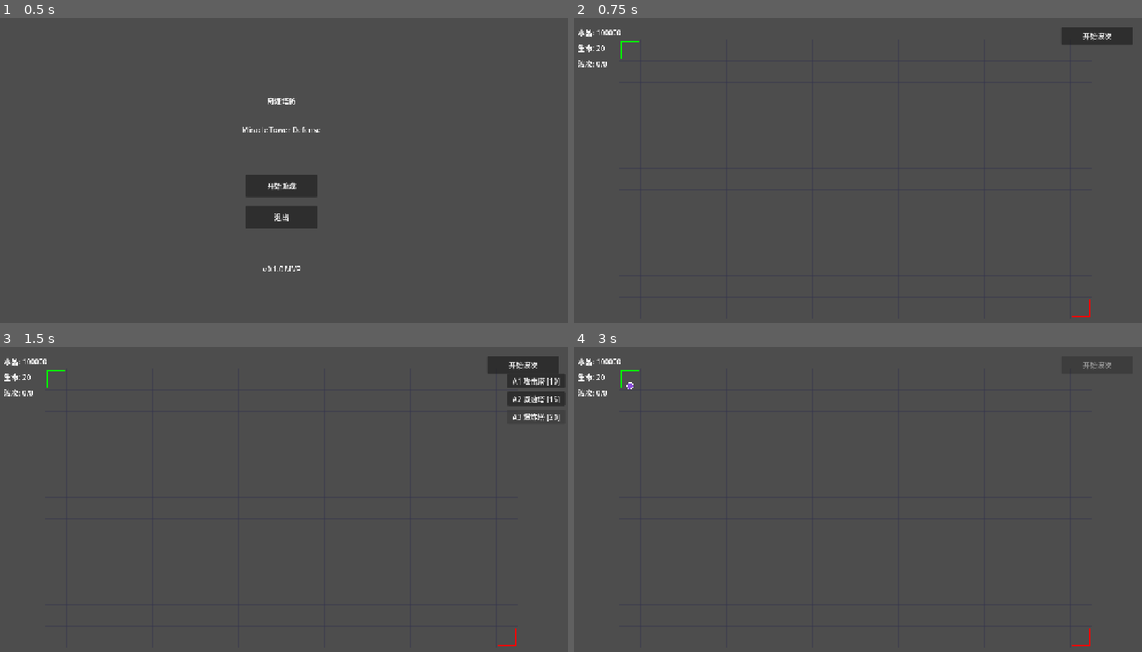
Above: before the commit, frames 1-4 (two rows, left to right).
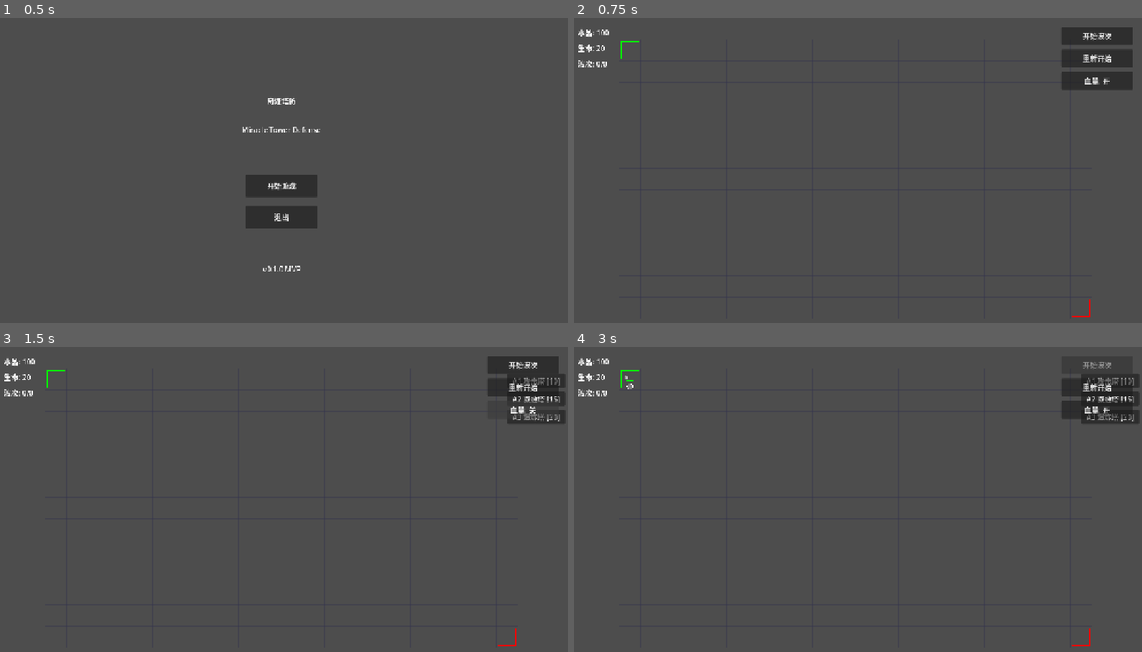
Above: after the commit, the same moments.

Repository: xrs1112/-
Game: Godot game, scene res://scenes/main_menu.tscn
Two runs of this game, one before a commit and one after it. Both use one fixed random seed, a clock stepped at 60 frames per second and the inputs below.
Inputs (mouse positions are in pixels of both pictures, inside the frame that each line leads up to):
- Up to frame 1 (0.5 s): no input
- Up to frame 2 (0.75 s): click "开始游戏" at 0.5 s
- Up to frame 3 (1.5 s): click (522, 411) at 1.25 s, where only the run after the commit has a clickable "血量: 开"
- Up to frame 4 (3 s): click (1096, 411) at 2 s, where only the run after the commit has a clickable "血量: 关"; click "开始波次" at 2.75 s

Frame 1 is identical in both runs. In frame 2, 1.4% of the frame differs, in the area x 6-99%, y 3-24%; in frame 3, 0.6%; in frame 4, 1.8%, in the area x 6-100%, y 3-26%.

Commit message:
v0.2.1: 五级敌人 + 血条系统 + 经济调整
新增:
- EnemyTier 五级敌人系统 (T1~T5 血量递增)
- 15波递进波次 (前3波T1, 逐步混搭至T5)
- 全敌人血条显示 + 血量数字开关按钮
- 重新开始按钮

经济调整:
- 初始水晶: 100
- 出售返还: 累计投入 × (50% + 每级5%)
- 修复 build_cost 在 _ready 前读取导致扣费100的bug

其他:
- 子弹系统 (飞行→命中→扣血→消失)
- 塔重命名 A1/A2/A3

Diff:
--- a/scenes/game.tscn
+++ b/scenes/game.tscn
@@ -34,7 +34,7 @@
 offset_top = 20.0
 offset_right = 220.0
 offset_bottom = 50.0
-text = "水晶: 200"
+text = "水晶: 100"
 
 [node name="LivesLabel" type="Label" parent="UI/HUD"]
 layout_mode = 0
@@ -116,6 +116,22 @@
 offset_bottom = 60.0
 text = "开始波次"
 
+[node name="RestartBtn" type="Button" parent="UI"]
+layout_mode = 0
+offset_left = 1100.0
+offset_top = 70.0
+offset_right = 1260.0
+offset_bottom = 110.0
+text = "重新开始"
+
+[node name="HPBtn" type="Button" parent="UI"]
+layout_mode = 0
+offset_left = 1100.0
+offset_top = 120.0
+offset_right = 1260.0
+offset_bottom = 160.0
+text = "血量: 开"
+
 [node name="VictoryLabel" type="Label" parent="UI"]
 visible = false
 layout_mode = 1
--- /dev/null
+++ b/scripts/enemies/enemy_tier.gd
@@ -0,0 +1,51 @@
+# EnemyTier - 分等级敌人
+# 5 个层级，血量和水晶掉落递增
+
+class_name EnemyTier
+extends EnemyBase
+
+@export var tier: int = 1
+
+# 层级配置: [血量, 速度, 护甲, 水晶, 扣血, 颜色]
+const TIER_DATA = {
+	1: [5,  100, 0.0, 3,  1, Color(0.5, 0.5, 0.5)],
+	2: [10, 90,  0.0, 6,  1, Color(0.2, 0.7, 0.3)],
+	3: [20, 80,  0.1, 12, 1, Color(0.2, 0.5, 0.9)],
+	4: [40, 70,  0.2, 25, 2, Color(0.6, 0.3, 0.9)],
+	5: [80, 60,  0.3, 50, 3, Color(1.0, 0.4, 0.2)],
+}
+
+func _ready() -> void:
+	var cfg = TIER_DATA.get(tier, TIER_DATA[1])
+	enemy_name = "T%d" % tier
+	max_health = cfg[0]
+	speed = cfg[1]
+	armor = cfg[2]
+	reward_crystals = cfg[3]
+	damage_to_base = cfg[4]
+	add_to_group("enemy")
+	super()
+
+func _draw() -> void:
+	var cfg = TIER_DATA.get(tier, TIER_DATA[1])
+	var color = cfg[5]
+	var radius = 5.0 + tier * 1.5
+
+	if not is_visible_target:
+		color.a *= 0.25
+
+	draw_circle(Vector2.ZERO, radius, color)
+	draw_circle(Vector2.ZERO, radius, Color.WHITE, false, 1.0)
+
+	# 血条（始终显示）
+	var bar_width = radius * 2.5
+	var bar_height = 2.5
+	var bar_y = -radius - 8
+	var hp_ratio = current_health / max_health
+	draw_rect(Rect2(-bar_width / 2, bar_y, bar_width, bar_height), Color(0.3, 0.1, 0.1))
+	draw_rect(Rect2(-bar_width / 2, bar_y, bar_width * hp_ratio, bar_height), Color.RED if hp_ratio < 0.3 else Color.GREEN)
+
+	# 血量数字
+	if GameState.show_hp_numbers:
+		var hp_text = "%d" % max(0, ceil(current_health))
+		draw_string(ThemeDB.fallback_font, Vector2(-10, bar_y - 3), hp_text, HORIZONTAL_ALIGNMENT_LEFT, -1, 10)
--- a/scripts/enemy.gd
+++ b/scripts/enemy.gd
@@ -103,6 +103,7 @@
 		return
 	var actual_damage = damage * (1.0 - armor)
 	current_health -= actual_damage
+	queue_redraw()
 	if current_health <= 0:
 		die()
 
@@ -158,11 +159,15 @@
 	draw_circle(Vector2.ZERO, radius, color)
 	draw_circle(Vector2.ZERO, radius, Color.WHITE, false, 1.0)
 
-	# 血条
-	if current_health < max_health:
-		var bar_width = radius * 2.5
-		var bar_height = 3.0
-		var bar_y = -radius - 6
-		draw_rect(Rect2(-bar_width / 2, bar_y, bar_width, bar_height), Color.BLACK, false, 0.5)
-		var hp_ratio = current_health / max_health
-		draw_rect(Rect2(-bar_width / 2, bar_y, bar_width * hp_ratio, bar_height), Color.GREEN)
+	# 血条（始终显示）
+	var bar_width = radius * 2.5
+	var bar_height = 3.0
+	var bar_y = -radius - 10
+	var hp_ratio = current_health / max_health
+	draw_rect(Rect2(-bar_width / 2, bar_y, bar_width, bar_height), Color(0.3, 0.1, 0.1))
+	draw_rect(Rect2(-bar_width / 2, bar_y, bar_width * hp_ratio, bar_height), Color.RED if hp_ratio < 0.3 else Color.GREEN)
+
+	# 血量数字
+	if GameState.show_hp_numbers:
+		var hp_text = "%d/%d" % [max(0, ceil(current_health)), max_health]
+		draw_string(ThemeDB.fallback_font, Vector2(-16, bar_y - 4), hp_text, HORIZONTAL_ALIGNMENT_LEFT, -1, 10)
--- a/scripts/game_manager.gd
+++ b/scripts/game_manager.gd
@@ -24,13 +24,37 @@
 var selected_tower_type: String = ""
 var selected_tower: TowerBase = null
 
-# 第一关波次数据
+# 波次数据（15波，5个层级递进）
 var level_1_waves = [
-	[["res://scripts/enemies/virtual_particle.gd", 8, 1.5]],
-	[["res://scripts/enemies/virtual_particle.gd", 6, 1.2], ["res://scripts/enemies/free_electron.gd", 4, 1.2]],
-	[["res://scripts/enemies/proton_cluster.gd", 3, 3.0]],
-	[["res://scripts/enemies/virtual_particle.gd", 4, 1.0], ["res://scripts/enemies/free_electron.gd", 3, 1.0], ["res://scripts/enemies/proton_cluster.gd", 2, 2.0]],
-	[["res://scripts/enemies/free_electron.gd", 15, 0.5]],
+	# 波 1-3: T1 基础
+	[{"path": "res://scripts/enemies/enemy_tier.gd", "count": 6,  "interval": 1.5, "tier": 1}],
+	[{"path": "res://scripts/enemies/enemy_tier.gd", "count": 8,  "interval": 1.3, "tier": 1}],
+	[{"path": "res://scripts/enemies/enemy_tier.gd", "count": 10, "interval": 1.2, "tier": 1}],
+	# 波 4-6: T1+T2 混搭
+	[{"path": "res://scripts/enemies/enemy_tier.gd", "count": 6,  "interval": 1.2, "tier": 1},
+	 {"path": "res://scripts/enemies/enemy_tier.gd", "count": 3,  "interval": 2.0, "tier": 2}],
+	[{"path": "res://scripts/enemies/enemy_tier.gd", "count": 5,  "interval": 1.0, "tier": 1},
+	 {"path": "res://scripts/enemies/enemy_tier.gd", "count": 5,  "interval": 1.5, "tier": 2}],
+	[{"path": "res://scripts/enemies/enemy_tier.gd", "count": 8,  "interval": 1.0, "tier": 2}],
+	# 波 7-9: T2+T3 混搭
+	[{"path": "res://scripts/enemies/enemy_tier.gd", "count": 5,  "interval": 1.2, "tier": 2},
+	 {"path": "res://scripts/enemies/enemy_tier.gd", "count": 3,  "interval": 2.0, "tier": 3}],
+	[{"path": "res://scripts/enemies/enemy_tier.gd", "count": 4,  "interval": 1.0, "tier": 2},
+	 {"path": "res://scripts/enemies/enemy_tier.gd", "count": 4,  "interval": 1.5, "tier": 3}],
+	[{"path": "res://scripts/enemies/enemy_tier.gd", "count": 6,  "interval": 1.3, "tier": 3}],
+	# 波 10-12: T3+T4 混搭
+	[{"path": "res://scripts/enemies/enemy_tier.gd", "count": 4,  "interval": 1.2, "tier": 3},
+	 {"path": "res://scripts/enemies/enemy_tier.gd", "count": 2,  "interval": 2.5, "tier": 4}],
+	[{"path": "res://scripts/enemies/enemy_tier.gd", "count": 3,  "interval": 1.0, "tier": 3},
+	 {"path": "res://scripts/enemies/enemy_tier.gd", "count": 3,  "interval": 1.5, "tier": 4}],
+	[{"path": "res://scripts/enemies/enemy_tier.gd", "count": 4,  "interval": 1.3, "tier": 4}],
+	# 波 13-14: T4+T5 混搭
+	[{"path": "res://scripts/enemies/enemy_tier.gd", "count": 3,  "interval": 1.2, "tier": 4},
+	 {"path": "res://scripts/enemies/enemy_tier.gd", "count": 2,  "interval": 2.5, "tier": 5}],
+	[{"path": "res://scripts/enemies/enemy_tier.gd", "count": 2,  "interval": 1.0, "tier": 4},
+	 {"path": "res://scripts/enemies/enemy_tier.gd", "count": 3,  "interval": 2.0, "tier": 5}],
+	# 波 15: T5 Boss 波
+	[{"path": "res://scripts/enemies/enemy_tier.gd", "count": 5,  "interval": 2.0, "tier": 5}],
 ]
 
 func _ready() -> void:
@@ -41,6 +65,8 @@
 
 func _setup_ui_connections() -> void:
 	$UI/StartWaveBtn.pressed.connect(_on_start_wave)
+	$UI/RestartBtn.pressed.connect(_on_restart)
+	$UI/HPBtn.pressed.connect(_on_toggle_hp)
 	$UI/BuildMenu/BtnProbability.pressed.connect(func(): _on_tower_selected("probability"))
 	$UI/BuildMenu/BtnObserver.pressed.connect(func(): _on_tower_selected("observer"))
 	$UI/BuildMenu/BtnQuarkTrap.pressed.connect(func(): _on_tower_selected("quark_trap"))
@@ -111,29 +137,32 @@
 	if not script:
 		return
 
-	# 创建塔节点
+	# 创建塔节点（先不入树，读取默认值检查）
 	var tower = Node2D.new()
 	tower.set_script(script)
 	if not tower is TowerBase:
 		tower.queue_free()
 		return
 
+	# 先入树触发 _ready() 让 build_cost 等属性正确初始化
+	add_child(tower)
+
+	# 现在检查费用
 	if not GameState.spend_crystals(tower.build_cost):
 		tower.queue_free()
 		return
 
-	# 尝试放置
+	# 尝试放置到网格
 	if not grid_map.place_tower(cell, tower):
+		GameState.add_crystals(tower.build_cost)  # 退款
 		tower.queue_free()
 		return
 
 	tower.position = grid_map.cell_to_world(cell)
 	tower.placed = true
 	tower.grid_cell = cell
-	add_child(tower)
 
 	selected_tower_type = ""
-	# 通知所有敌人重新寻路
 	_recalculate_all_enemy_paths()
 
 func _select_tower(tower: TowerBase) -> void:
@@ -152,7 +181,7 @@
 
 func _on_sell_tower() -> void:
 	if selected_tower:
-		GameState.add_crystals(selected_tower.build_cost / 2)
+		GameState.add_crystals(selected_tower.get_sell_value())
 		grid_map.remove_tower(selected_tower.grid_cell)
 		selected_tower.queue_free()
 		_recalculate_all_enemy_paths()
@@ -177,7 +206,18 @@
 	$UI/StartWaveBtn.disabled = true
 	wave_manager.start_wave()
 
+func _on_restart() -> void:
+	get_tree().reload_current_scene()
+
+func _on_toggle_hp() -> void:
+	GameState.show_hp_numbers = not GameState.show_hp_numbers
+	$UI/HPBtn.text = "血量: " + ("开" if GameState.show_hp_numbers else "关")
+	# 刷新所有敌人显示
+	for enemy in get_tree().get_nodes_in_group("enemy"):
+		enemy.queue_redraw()
+
 func _on_all_waves_done() -> void:
+	$UI/StartWaveBtn.text = "全部完成"
 	$UI/StartWaveBtn.text = "全部完成"
 
 func _on_wave_ready() -> void:
--- a/scripts/game_state.gd
+++ b/scripts/game_state.gd
@@ -11,6 +11,7 @@
 var wave_active: bool = false    # 波次是否进行中
 var game_paused: bool = false
 var game_over: bool = false
+var show_hp_numbers: bool = true  # 血条数字显示
 
 # 纪元信息
 var current_era: int = 1         # 当前纪元 (1=量子微观)
@@ -28,7 +29,7 @@
 	reset()
 
 func reset() -> void:
-	crystals = 100000  # 测试用，后期改回 200
+	crystals = 100
 	lives = 20
 	current_wave = 0
 	total_waves = 0
--- a/scripts/tower.gd
+++ b/scripts/tower.gd
@@ -22,6 +22,7 @@
 var placed: bool = false
 var grid_cell: Vector2i = Vector2i(-1, -1)
 var tower_color: Color = Color.WHITE
+var total_invested: int = 0  # 累计投入（建造+升级费用）
 
 # 信号
 signal tower_upgraded(tower: TowerBase)
@@ -29,6 +30,7 @@
 
 func _ready() -> void:
 	attack_timer = 0.0
+	total_invested = build_cost  # 初始投入 = 建造费用
 	_setup_visual()
 
 func _setup_visual() -> void:
@@ -91,6 +93,7 @@
 	if not GameState.spend_crystals(upgrade_cost):
 		return false
 
+	total_invested += upgrade_cost
 	level += 1
 	attack_damage += upgrade_damage_bonus
 	attack_speed += upgrade_speed_bonus
@@ -106,6 +109,11 @@
 
 func get_upgrade_cost() -> int:
 	return upgrade_cost
+
+# 出售价值：总投入的 50% + 每级 +5%
+func get_sell_value() -> int:
+	var pct = 0.5 + (level - 1) * 0.05  # Lv1=50%, Lv2=55%, Lv3=60%
+	return int(total_invested * pct)
 
 func show_range() -> void:
 	queue_redraw()
--- a/scripts/wave_manager.gd
+++ b/scripts/wave_manager.gd
@@ -86,9 +86,10 @@
 	spawn_queue.clear()
 	for group in wave_entry:
 		spawn_queue.append({
-			"path": group[0],
-			"count": group[1],
-			"interval": group[2]
+			"path": group["path"],
+			"count": group["count"],
+			"interval": group["interval"],
+			"tier": group.get("tier", 1)
 		})
 	_advance_spawn_queue()
 
@@ -121,6 +122,10 @@
 		enemy.queue_free()
 		return
 
+	# 设置层级
+	if "tier" in current_spawn_entry:
+		enemy.set("tier", current_spawn_entry["tier"])
+
 	# 设置位置到起点
 	enemy.global_position = spawn_world_pos
 	enemy.add_to_group("enemy")
Not shown, added: scripts/enemies/enemy_tier.gd.uid
